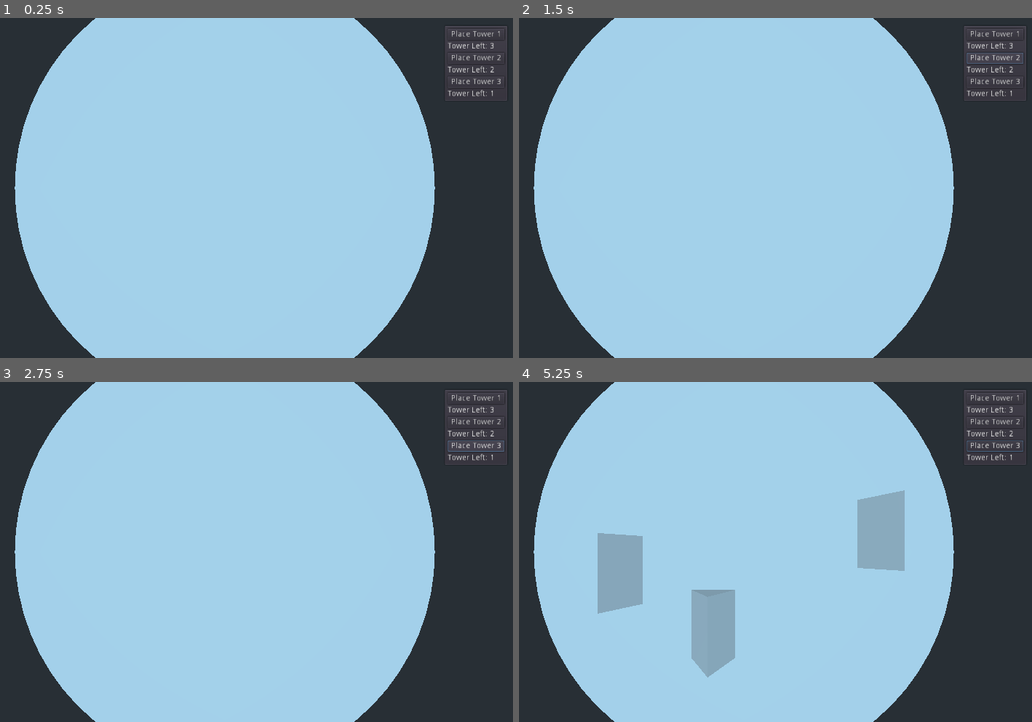
Above: before the commit, frames 1-4 (two rows, left to right).
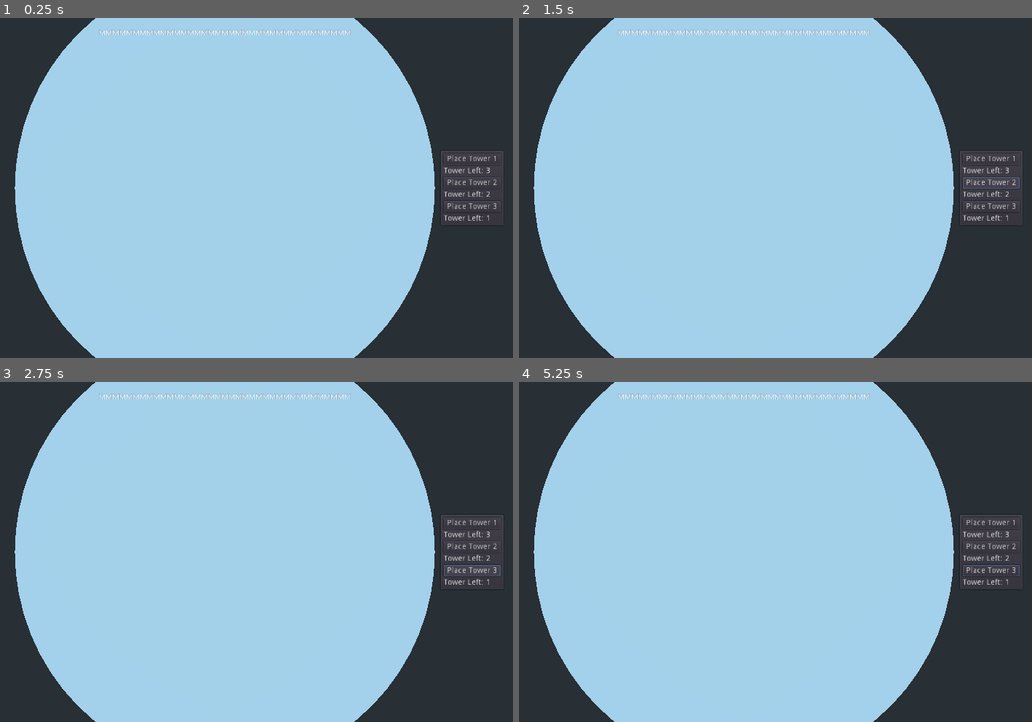
Above: after the commit, the same moments.

Repository: wladi0097/LetThereBeChaos
Game: Godot game, scene res://maps/TopDownDebug.tscn
The game is run twice, just before and just after one commit, with the same random seed, the same clock (stepped at 60 frames per second) and the same inputs. This scene is started directly instead of the project's main scene.
Inputs (mouse positions are in pixels of both pictures, inside the frame that each line leads up to):
- Up to frame 1 (0.25 s): no input
- Up to frame 2 (1.5 s): click "Place Tower 1" at 0.5 s; click "Place Tower 2" at 1.25 s
- Up to frame 3 (2.75 s): click "Place Tower 3" at 2 s
- Up to frame 4 (5.25 s): tap Enter at 2.75, 4.25 s; move the mouse to (872, 535) at 2.77 s; hold D (steer_right) 2.78-3.5 s; click (872, 535) at 2.92 s; tap Space at 3.5, 5 s; drag from (626, 569) to (713, 620) at 3.52 s; move the mouse to (801, 477) at 4.27 s; hold D (steer_right) 4.28-5 s; drag from (713, 620) to (570, 501) at 5.02 s

The runs differ from the first frame. In frame 1, 1.8% of the frame differs, in the area x 19-99%, y 2-61%; in frame 2, 2.3%; in frame 3, 2.3%; in frame 4, 7.7%, in the area x 15-99%, y 2-87%.
Error after the commit: Parse Error: Variable "Label" shadows a native class. (res://maps/UIController.gd:15)

Commit message:
Adding UI

Diff:
--- a/maps/TopDownDebug.tscn
+++ b/maps/TopDownDebug.tscn
@@ -1,6 +1,6 @@
 [gd_scene load_steps=4 format=2]
 
-[ext_resource path="res://maps/UiController.gd" type="Script" id=1]
+[ext_resource path="res://maps/UIController.gd" type="Script" id=1]
 
 [sub_resource type="CylinderMesh" id=1]
 
@@ -15,23 +15,52 @@
 material/0 = null
 
 [node name="StaticBody" type="StaticBody" parent="MeshInstance"]
+collision_layer = 1024
 
 [node name="CollisionShape" type="CollisionShape" parent="MeshInstance/StaticBody"]
 shape = SubResource( 2 )
 
-[node name="PanelContainer" type="PanelContainer" parent="."]
-anchor_left = 1.0
+[node name="MarginContainer" type="MarginContainer" parent="."]
 anchor_right = 1.0
-margin_left = -127.443
-margin_top = 12.1772
-margin_right = -13.4426
-margin_bottom = 148.177
+anchor_bottom = 1.0
+margin_left = 20.0
+margin_top = 20.0
+margin_right = -20.0
+margin_bottom = -20.0
 script = ExtResource( 1 )
 __meta__ = {
 "_edit_use_anchors_": false
 }
 
-[node name="VBoxContainer" type="VBoxContainer" parent="PanelContainer"]
+[node name="CenterContainer" type="CenterContainer" parent="MarginContainer"]
+margin_left = 270.0
+margin_right = 714.0
+margin_bottom = 14.0
+size_flags_horizontal = 4
+size_flags_vertical = 0
+__meta__ = {
+"_edit_use_anchors_": false
+}
+
+[node name="MessageLabel" type="Label" parent="MarginContainer/CenterContainer"]
+margin_right = 444.0
+margin_bottom = 14.0
+text = "MMMMMMMMMMMMMMMMMMMMMMMMMMMMMMMMMMMMM"
+align = 1
+valign = 1
+
+[node name="PanelContainer" type="PanelContainer" parent="MarginContainer"]
+margin_left = 870.0
+margin_top = 212.0
+margin_right = 984.0
+margin_bottom = 348.0
+size_flags_horizontal = 8
+size_flags_vertical = 4
+__meta__ = {
+"_edit_use_anchors_": false
+}
+
+[node name="VBoxContainer" type="VBoxContainer" parent="MarginContainer/PanelContainer"]
 margin_left = 7.0
 margin_top = 7.0
 margin_right = 107.0
@@ -40,12 +69,12 @@
 "_edit_use_anchors_": false
 }
 
-[node name="BaseTowerButton" type="Button" parent="PanelContainer/VBoxContainer"]
+[node name="BaseTowerButton" type="Button" parent="MarginContainer/PanelContainer/VBoxContainer"]
 margin_right = 100.0
 margin_bottom = 20.0
 text = "Place Tower 1"
 
-[node name="BaseTowerLabel" type="Label" parent="PanelContainer/VBoxContainer"]
+[node name="BaseTowerLabel" type="Label" parent="MarginContainer/PanelContainer/VBoxContainer"]
 margin_top = 24.0
 margin_right = 100.0
 margin_bottom = 38.0
@@ -54,13 +83,13 @@
 "_edit_use_anchors_": false
 }
 
-[node name="MultiTowerButton" type="Button" parent="PanelContainer/VBoxContainer"]
+[node name="MultiTowerButton" type="Button" parent="MarginContainer/PanelContainer/VBoxContainer"]
 margin_top = 42.0
 margin_right = 100.0
 margin_bottom = 62.0
 text = "Place Tower 2"
 
-[node name="MultiTowerLabel" type="Label" parent="PanelContainer/VBoxContainer"]
+[node name="MultiTowerLabel" type="Label" parent="MarginContainer/PanelContainer/VBoxContainer"]
 margin_top = 66.0
 margin_right = 100.0
 margin_bottom = 80.0
@@ -69,13 +98,13 @@
 "_edit_use_anchors_": false
 }
 
-[node name="SpikeTowerButton" type="Button" parent="PanelContainer/VBoxContainer"]
+[node name="SpikeTowerButton" type="Button" parent="MarginContainer/PanelContainer/VBoxContainer"]
 margin_top = 84.0
 margin_right = 100.0
 margin_bottom = 104.0
 text = "Place Tower 3"
 
-[node name="SpikeTowerLabel" type="Label" parent="PanelContainer/VBoxContainer"]
+[node name="SpikeTowerLabel" type="Label" parent="MarginContainer/PanelContainer/VBoxContainer"]
 margin_top = 108.0
 margin_right = 100.0
 margin_bottom = 122.0
@@ -84,16 +113,18 @@
 "_edit_use_anchors_": false
 }
 
-[node name="placementRayCast" type="RayCast" parent="PanelContainer"]
+[node name="placementRayCast" type="RayCast" parent="MarginContainer"]
 transform = Transform( 1, 0, 0, 0, 1, 0, 0, 0, 1, 0, 5, 0 )
 enabled = true
 cast_to = Vector3( 0, -20, 0 )
+collision_mask = 1024
+collide_with_areas = true
 
-[node name="Camera" type="Camera" parent="PanelContainer"]
+[node name="Camera" type="Camera" parent="MarginContainer"]
 transform = Transform( 1, 0, 0, 0, -4.37114e-08, 1, 0, -1, -4.37114e-08, 0, 5, 0 )
 current = true
 size = 3.0
 
-[connection signal="pressed" from="PanelContainer/VBoxContainer/BaseTowerButton" to="PanelContainer" method="_on_placeTowerButton_pressed" binds= [ 0 ]]
-[connection signal="pressed" from="PanelContainer/VBoxContainer/MultiTowerButton" to="PanelContainer" method="_on_placeTowerButton_pressed" binds= [ 1 ]]
-[connection signal="pressed" from="PanelContainer/VBoxContainer/SpikeTowerButton" to="PanelContainer" method="_on_placeTowerButton_pressed" binds= [ 2 ]]
+[connection signal="pressed" from="MarginContainer/PanelContainer/VBoxContainer/BaseTowerButton" to="MarginContainer" method="_on_placeTowerButton_pressed" binds= [ 0 ]]
+[connection signal="pressed" from="MarginContainer/PanelContainer/VBoxContainer/MultiTowerButton" to="MarginContainer" method="_on_placeTowerButton_pressed" binds= [ 1 ]]
+[connection signal="pressed" from="MarginContainer/PanelContainer/VBoxContainer/SpikeTowerButton" to="MarginContainer" method="_on_placeTowerButton_pressed" binds= [ 2 ]]
--- a/maps/UiController.gd
+++ b/maps/UiController.gd
@@ -1,11 +1,24 @@
-extends PanelContainer
+extends MarginContainer
 
-onready var baseTower = preload("res://entities/basicTower.tscn")
+onready var baseTower : PackedScene = preload("res://entities/basicTower.tscn")
+onready var multiShotTower : PackedScene = preload("res://entities/multiShotTower.tscn")
+onready var spikeTower : PackedScene = preload("res://entities/spikeTower.tscn")
 onready var rayCast : RayCast = $placementRayCast
 onready var camera : Camera = $Camera
+onready var messageLabel : Label = $CenterContainer/MessageLabel
 
 var hasSelectedTowerPosition = false
 var towerIdToBePlaced : int = Tower.INVALID
+
+class TowerData:
+	var Ressource : PackedScene
+	var Label : Label
+	var Count : int
+	func _init(_towerRessource : PackedScene, _count : int, _towerLabel : Label):
+		self.Ressource = _towerRessource
+		self.Label = _towerLabel
+		self.Count = _count
+		self.Label.text = "Tower Left: %d" % self.Count
 
 const Tower = {
 	INVALID = -1,
@@ -14,8 +27,37 @@
 	Spike = 2
 }
 
-func getTower(var towerID : int) -> Spatial:
-	return baseTower.instance()
+onready var TowerDict = {
+	Tower.Base     : TowerData.new( baseTower     , 4, get_node("PanelContainer/VBoxContainer/BaseTowerLabel")  ),
+	Tower.MultiShot: TowerData.new( multiShotTower, 3, get_node("PanelContainer/VBoxContainer/MultiTowerLabel") ),
+	Tower.Spike    : TowerData.new( spikeTower    , 6, get_node("PanelContainer/VBoxContainer/SpikeTowerLabel") ),
+}
+
+func getTower(var towerID : int) -> TowerData:
+	if towerID == Tower.INVALID:
+		return TowerDict[Tower.Base]
+	return TowerDict[towerID]
+
+func placeTower(towerData: TowerData, location: Vector3):
+	if towerData.Count <= 0:
+		messageLabel.text = "No more towers!"
+		towerIdToBePlaced = Tower.INVALID
+		hasSelectedTowerPosition = false
+		return
+
+#	var spaceState : PhysicsDirectSpaceState = get_parent().get_world().direct_space_state
+#	var collidingShapes = spaceState.collide_shape()
+
+	var tower = towerData.Ressource.instance()
+	tower.transform.origin = location
+	get_tree().get_root().add_child(tower)
+
+	towerIdToBePlaced = Tower.INVALID
+	hasSelectedTowerPosition = false
+	messageLabel.text = ""
+	towerData.Count -= 1;
+	towerData.Label.text = "Tower Left: %d" % towerData.Count
+
 
 func _on_placeTowerButton_pressed(towerID):
 	towerIdToBePlaced = towerID
@@ -28,9 +70,14 @@
 		hasSelectedTowerPosition = true
 
 func _physics_process(delta):
-	if hasSelectedTowerPosition && towerIdToBePlaced != Tower.INVALID && rayCast.is_colliding() :
-		var tower = getTower(towerIdToBePlaced)
-		tower.transform.origin = rayCast.get_collision_point()
-		get_tree().get_root().add_child(tower)
-		towerIdToBePlaced = Tower.INVALID
-		hasSelectedTowerPosition = false
+	if !hasSelectedTowerPosition || towerIdToBePlaced == Tower.INVALID:
+		return
+
+	if !rayCast.is_colliding() || "Area" in rayCast.get_collider().name:
+		messageLabel.text = "Invalid location!"
+		return
+
+	placeTower(getTower(towerIdToBePlaced), rayCast.get_collision_point())
+
+func isValidTowerPlacement(placementVec: Vector3) -> bool:
+	return true
